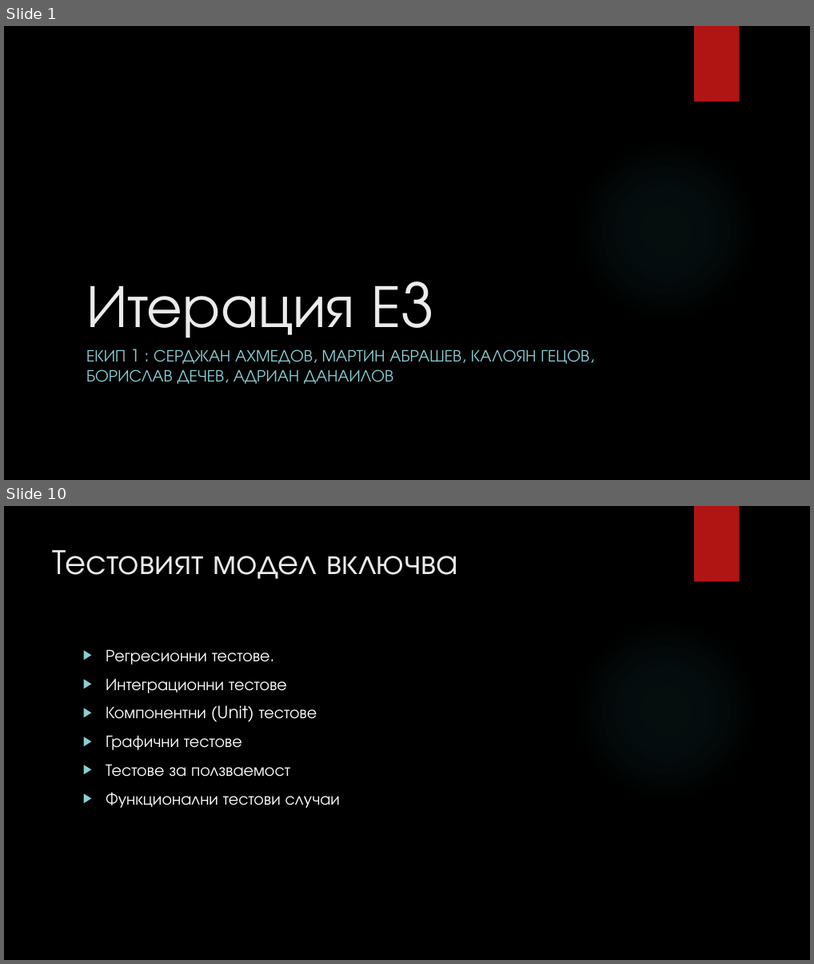
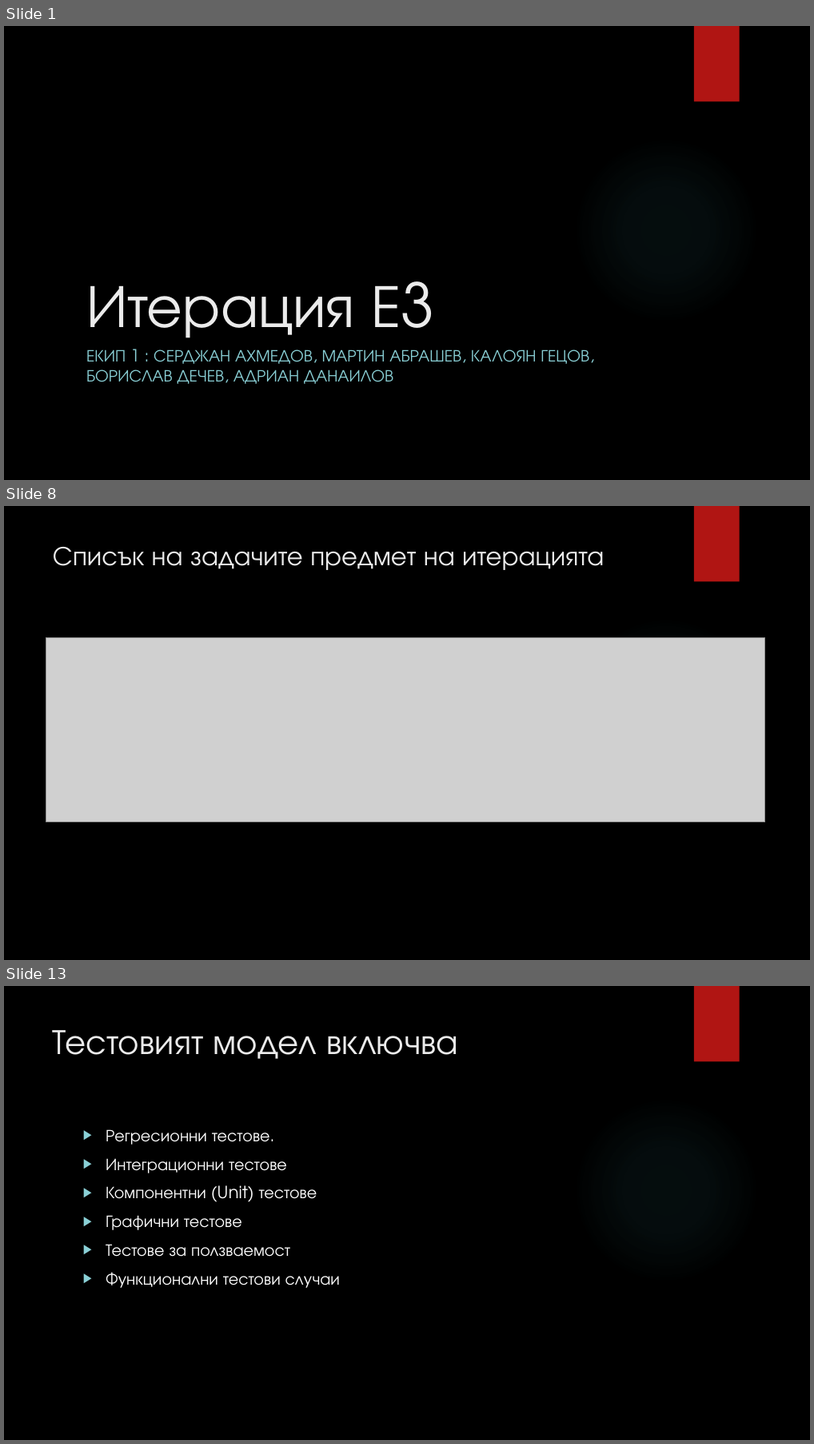
Before and after one commit to fahmiprasetya/PSS, a slide deck: I1/Current_Working_Directory/E3/ABM E3 Presentation.pptx. Shown one above the other, each under a label of ours: slides 1 and 10 before the commit, slides 1, 8 and 13 after it; the slides between them are not shown. The pictures are 814x964 and 814x1444 pixels, drawn with LibreOffice and Linux fonts; fonts in the diff are those of the drawing; grey boxes stand for pictures; background and template pictures are left out. Boxes give left, top, right and bottom in pixels: in the first picture for what was removed or moved away, otherwise in the second. Text is boxed around its words. In the diff, an @@ line names an element or a change of style, - is before the commit and + after.

```diff
--- a/I1/Current_Working_Directory/E3/ABM E3 Presentation.pptx
+++ b/I1/Current_Working_Directory/E3/ABM E3 Presentation.pptx
@@ slide 8 added at [4, 506, 810, 960], background picture (left out); not listed: 2 template elements that a slide beside it also shows @@
@@ title added at [53, 547, 604, 570], 32 pt, text #EBEBEB @@
+Списък на задачите предмет на итерацията
@@ picture added at [46, 638, 766, 822] @@
@@ what was slide 10 is now slide 13 @@
```
Also in this commit, not shown: 1 slide changed, 26 other slides added, 12 other files.
